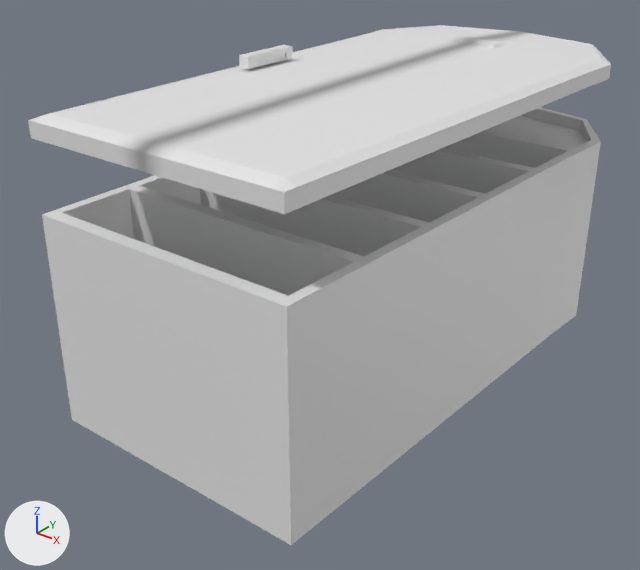
Before and after pictures for a commit that changed the FBX model Assets/Resources/Models/Furniture/fridge.fbx.
One viewpoint serves both versions: a camera (50 mm lens) standing at (1.72, -2.53, 1.21) and looking at (-0.12, -0.23, -0.22). The axes (+X, +Y, +Z) are drawn at lower left. The lights are the same throughout. Where no turn or scale is listed for an object, it has been applied to the vertices. Vertices at the same position are counted once.
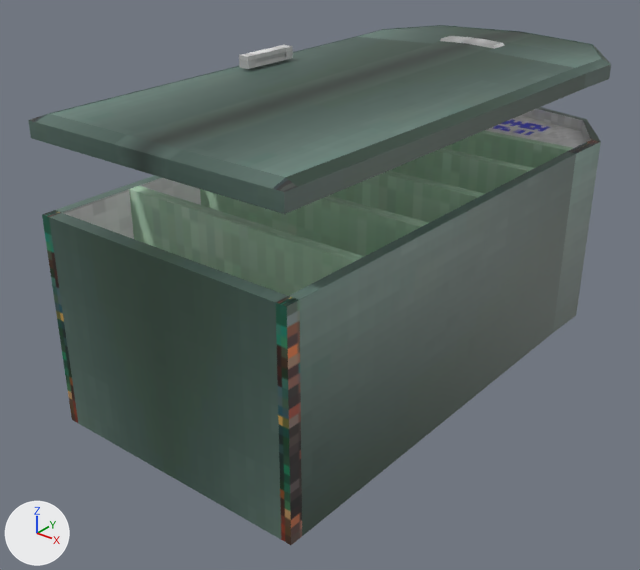
Changed parts and their boxes (x1, y1, x2, y2) in the pictures (640 x 570 px; the box of a moved part takes in the faces that stretch with it):
'Cube', recoloured, surface changed: (42, 107, 601, 545) in both
'Cube_008', recoloured, surface changed (white to grey): (28, 25, 611, 214) in both
'Cube_006', recoloured (grey to green): (129, 186, 364, 296) in both
'Cube_005', recoloured, surface changed (grey to green): (200, 189, 429, 256) in both
'Cube_004', recoloured (grey to green): (330, 170, 485, 223) in both
'Cube_003', recoloured (grey to green): (390, 148, 534, 194) in both
'Cube_002', recoloured, mesh rescaled, surface changed (grey to green): (444, 130, 573, 168) in both
'Cube_001', recoloured (grey to blue): (485, 115, 586, 148) in both
'Cube_009', recoloured: (239, 45, 293, 69) in both
part 4 of me_cube_002, moved or reshaped: (444, 133, 568, 168) in both

Edits to the bpy script that builds the scene:
```text
Change me_cube_004:
    where me_cube_004.from_pydata(...)  # 8 vertices, 6 faces; spans x -0.489..0.491, y 0.159..0.202, z -0.321..0.373
    remove me_cube_004.materials.append(mat_unnamed)  # white #e7e7e7
    add me_cube_004.materials.append(mat_none__fridge_pix_png)  # picture img_fridge_pix_png
Change me_cube_003:
    where me_cube_003.from_pydata(...)  # 8 vertices, 6 faces; spans x -0.489..0.491, y -0.347..-0.304, z -0.321..0.373
    remove me_cube_003.materials.append(mat_unnamed)  # white #e7e7e7
    add me_cube_003.materials.append(mat_none__fridge_pix_png)  # picture img_fridge_pix_png
Change me_cube_001:
    where me_cube_001.from_pydata(...)  # 56 vertices, 54 faces; spans x -0.501..0.516, y -0.084..0.361, z -0.308..0.326
    remove me_cube_001.materials.append(mat_unnamed)  # white #e7e7e7
    add me_cube_001.materials.append(mat_material__fridge_pix_png)  # picture img_fridge_pix_png
Change me_cube_005:
    where me_cube_005.from_pydata(...)  # 8 vertices, 6 faces; spans x -0.489..0.491, y 0.159..0.202, z -0.321..0.373
    remove me_cube_005.materials.append(mat_unnamed)  # white #e7e7e7
    me_cube_005 part 2: texture (UV) coordinates changed
    add me_cube_005.materials.append(mat_none__fridge_pix_png)  # picture img_fridge_pix_png
Change me_cube_006:
    where me_cube_006.from_pydata(...)  # 8 vertices, 6 faces; spans x -0.489..0.491, y 0.159..0.202, z -0.321..0.373
    remove me_cube_006.materials.append(mat_unnamed)  # white #e7e7e7
    add me_cube_006.materials.append(mat_material_001__fridge_pix_png)  # picture img_fridge_pix_png
Change me_cube_009:
    where me_cube_009.from_pydata(...)  # 36 vertices, 30 faces; spans x -0.021..0.022, y -0.056..0.182, z -0.021..0.022
    remove me_cube_009.materials.append(mat_unnamed)  # white #e7e7e7
    add me_cube_009.materials.append(mat_material__fridge_pix_png)  # picture img_fridge_pix_png
Change me_cube:
    where me_cube.from_pydata(...)  # 70 vertices, 69 faces; spans x -0.53..0.53, y -0.88..1.28, z -0.53..0.22
    remove me_cube.materials.append(mat_material)  # white #e7e7e7
    me_cube part 3: texture (UV) coordinates changed
    add me_cube.materials.append(mat_material__fridge_pix_png)  # picture img_fridge_pix_png
Change me_cube_008:
    where me_cube_008.from_pydata(...)  # 136 vertices, 136 faces; spans x -0.53..0.53, y -0.88..1.28, z -0.22..-0.12
    remove me_cube_008.materials.append(mat_material)  # white #e7e7e7
    me_cube_008 part 1: texture (UV) coordinates changed
    add me_cube_008.materials.append(mat_material__fridge_pix_png)  # picture img_fridge_pix_png
Change me_cube_002:
    remove me_cube_002.from_pydata(...)  # 8 vertices, 6 faces; spans x -0.489..0.491, y 0.159..0.202, z -0.187..0.218
    remove me_cube_002.materials.append(mat_unnamed)  # white #e7e7e7
    add me_cube_002.from_pydata(...)  # 8 vertices, 6 faces; spans x -0.489..0.491, y 0.159..0.202, z -0.493..0.218
    me_cube_002 part 4: the whole mesh is scaled about its middle by (1, 1, 1.75), then moved by (0.0, 0.0, -0.153)
    me_cube_002 part 5: texture (UV) coordinates changed
    add me_cube_002.materials.append(mat_none__fridge_pix_png)  # picture img_fridge_pix_png
```
